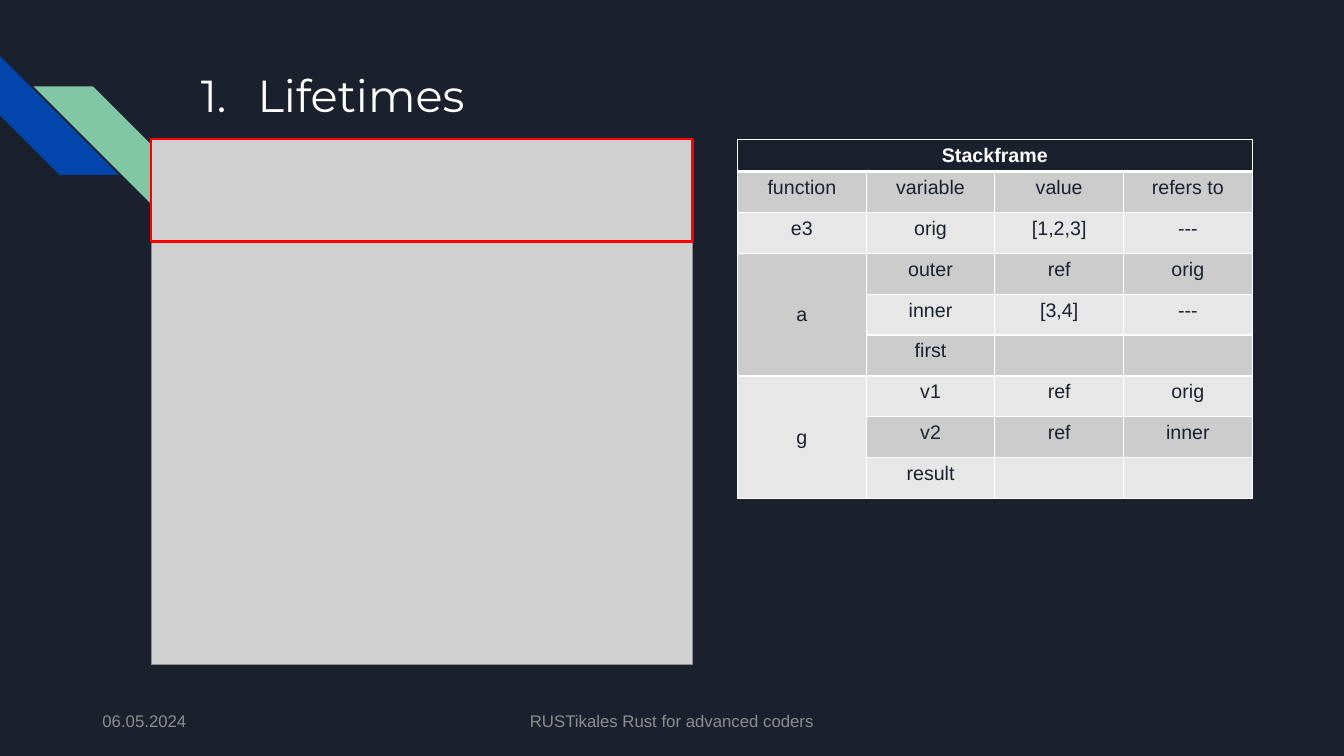
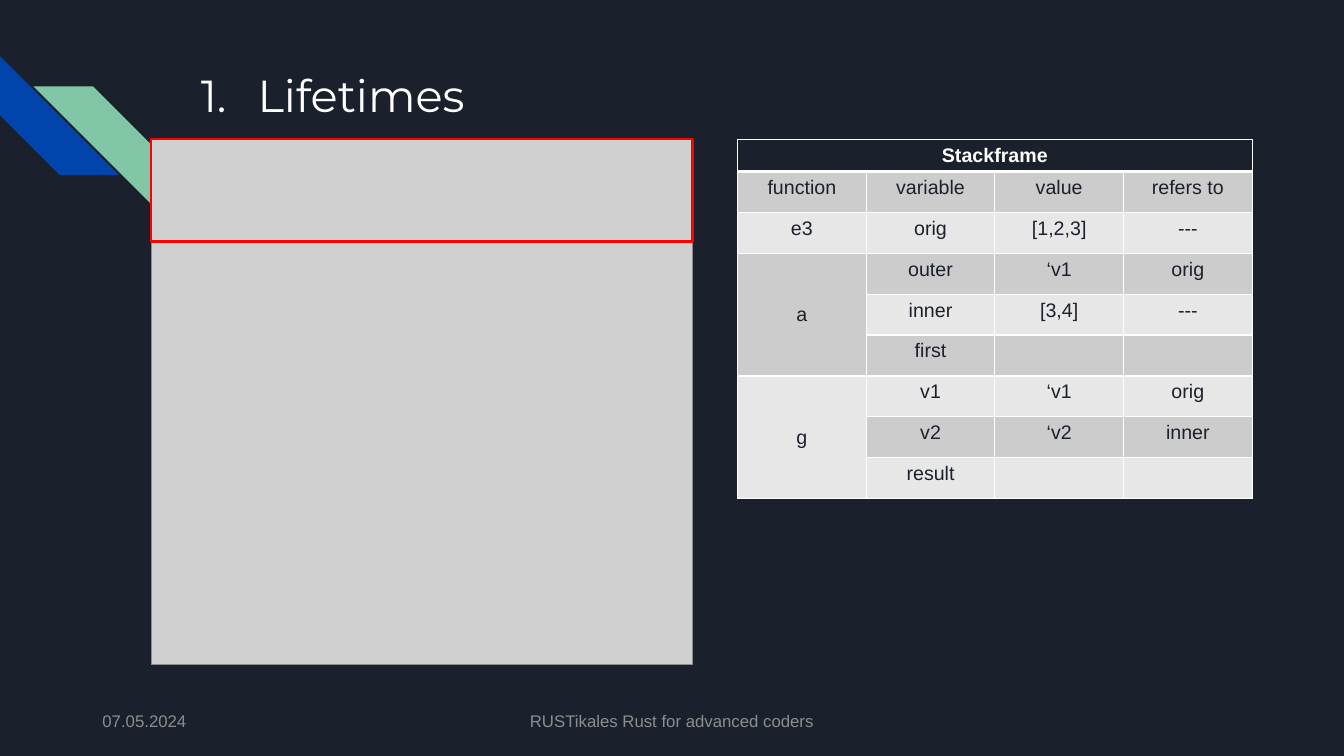
Before and after one commit to pfhaupt/progkurs, a slide deck: slide 103 of rust-advanced/02 - Lifetimes/02 - original.pptx (slide 96 before the commit). Drawn at 1344x756 pixels with LibreOffice and Linux fonts; fonts in the diff are those of the drawing; grey boxes stand for pictures. Boxes give left, top, right and bottom in pixels: in the first picture for what was removed or moved away, otherwise in the second. Text is boxed around its words. In the diff, an @@ line names an element or a change of style, - is before the commit and + after.

```diff
--- a/rust-advanced/02 - Lifetimes/02 - original.pptx
+++ b/rust-advanced/02 - Lifetimes/02 - original.pptx
@@ table at (738, 139, 1254, 512) @@
-row 4, column 3: ref
+row 4, column 3: ‘v1
-row 7, column 3: ref
+row 7, column 3: ‘v1
-row 8, column 3: ref
+row 8, column 3: ‘v2
@@ text at (102, 715, 186, 727): text changed @@
-06.05.2024
+07.05.2024
```
Also in this commit, not shown: 128 other slides changed, 9 slides added, 1 other file.
